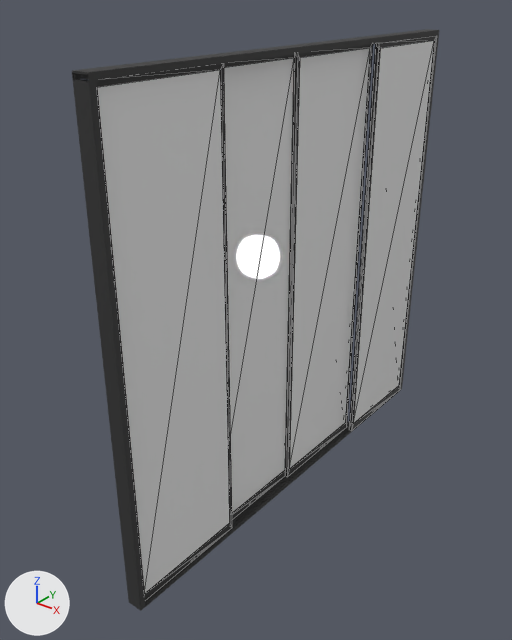
One commit to the glTF model static/3D/Animation/qudrix-webgl_q1_sides_slider-door.glb: the scene before it, then after it.
Camera for both pictures: a camera (50 mm lens) standing at (3.68, -3.09, 2.97) and looking at (1.38, -0.21, 1.19). The axes (+X, +Y, +Z) are drawn at lower left. The lights are the same throughout. Mesh edges are drawn as thin lines on the coarser meshes. Where no turn or scale is listed for an object, it has been applied to the vertices.

The first picture shows 'sides_slider-door-frame-001', 'sides_slider-door-frame-002', 'sides_slider-door-frame-003', 'sides_slider-door-frame-004', 'sides_slider-door-part-001', 'sides_slider-door-part-002', 'sides_slider-door-part-003', 'sides_slider-door-part-004'.
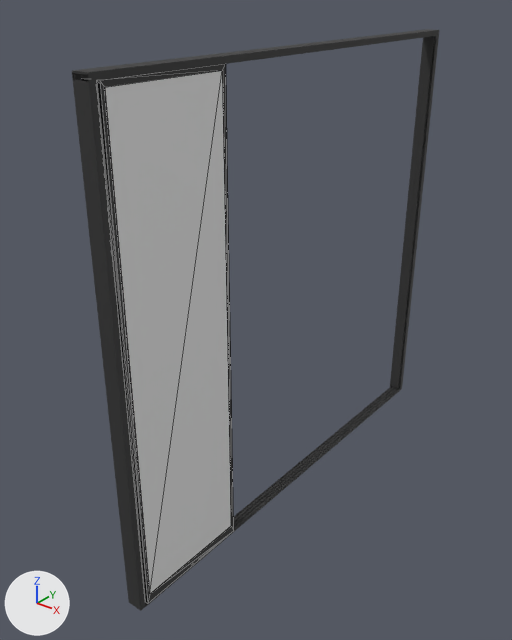
The change, as a list of edits to the scene's bpy script:
```text
Change ob_sides_slider_door_part_002:
    ob_sides_slider_door_part_002.location: (1.492, -0.396, 1.332) -> (1.514, -1.002, 1.332)
Change ob_sides_slider_door_part_003:
    ob_sides_slider_door_part_003.location: (1.51, 0.305, 1.332) -> (1.537, -1.002, 1.332)
Change ob_sides_slider_door_part_004:
    ob_sides_slider_door_part_004.location: (1.56, 1.011, 1.332) -> (1.56, -1.001, 1.332)
```

Where the change shows, as pixel boxes (x1, y1, x2, y2) in the pictures (512 x 640 px):
'sides_slider-door-part-004', moved: before (349, 36, 436, 431); after (97, 64, 234, 603)
'sides_slider-door-part-003', moved: before (285, 44, 372, 476); after (97, 90, 145, 595)
'sides_slider-door-part-002', moved (not visible afterwards): before (224, 55, 295, 519)
'sides_slider-door-part-001', unchanged, covered by the edit: before (97, 64, 232, 600)
'sides_slider-door-frame-002', unchanged, uncovered by the edit: before (400, 36, 439, 390); after (390, 36, 439, 390)
